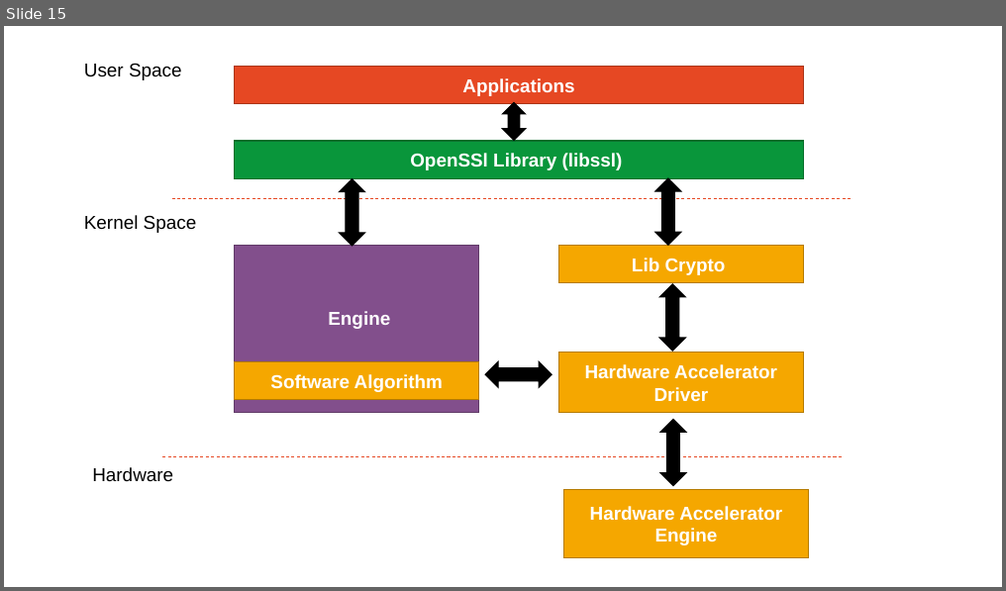
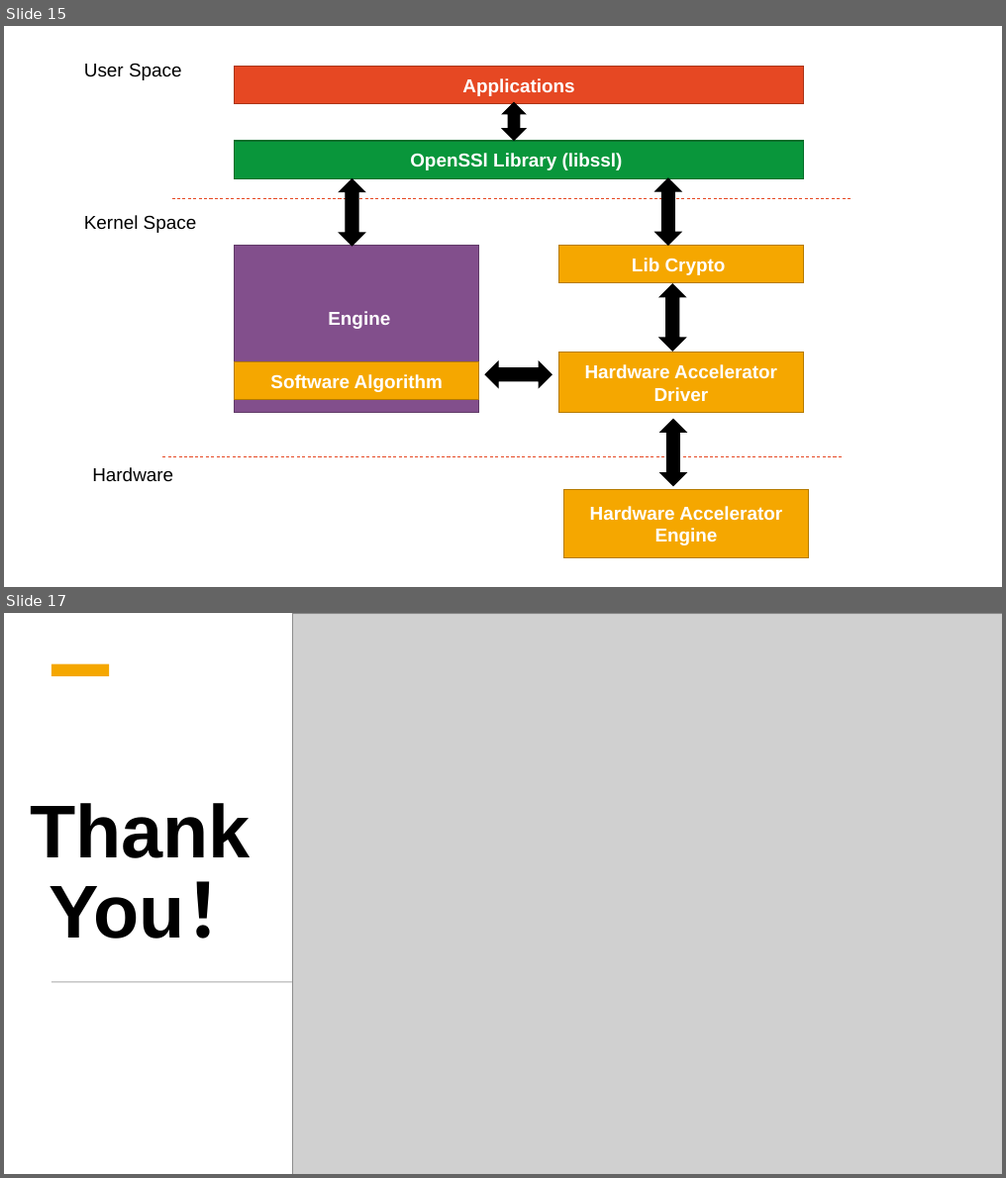
Before and after one commit to WannaflySC/openssl, a slide deck: Securing Network with SSL.pptx. Shown one above the other, each under a label of ours: slide 15 before the commit, slides 15 and 17 after it; the slides between them are not shown. The pictures are 1006x591 and 1006x1178 pixels, drawn with LibreOffice and Linux fonts; fonts in the diff are those of the drawing; grey boxes stand for pictures. Boxes give left, top, right and bottom in pixels: in the first picture for what was removed or moved away, otherwise in the second. Text is boxed around its words. In the diff, an @@ line names an element or a change of style, - is before the commit and + after.

```diff
--- a/Securing Network with SSL.pptx
+++ b/Securing Network with SSL.pptx
@@ slide 17 added at [4, 613, 1002, 1174], background #FFFFFF @@
@@ picture added at [292, 613, 1002, 1174] @@
@@ rectangle added at [52, 664, 109, 676], fill #F5A700 @@
@@ title added at [30, 803, 260, 939], 72 pt, text #000000, bold @@
+Thank
+You！
@@ rectangle added at [52, 981, 954, 983], fill #C9C9C9 @@
```
Also in this commit, not shown: 1 other slide added.
